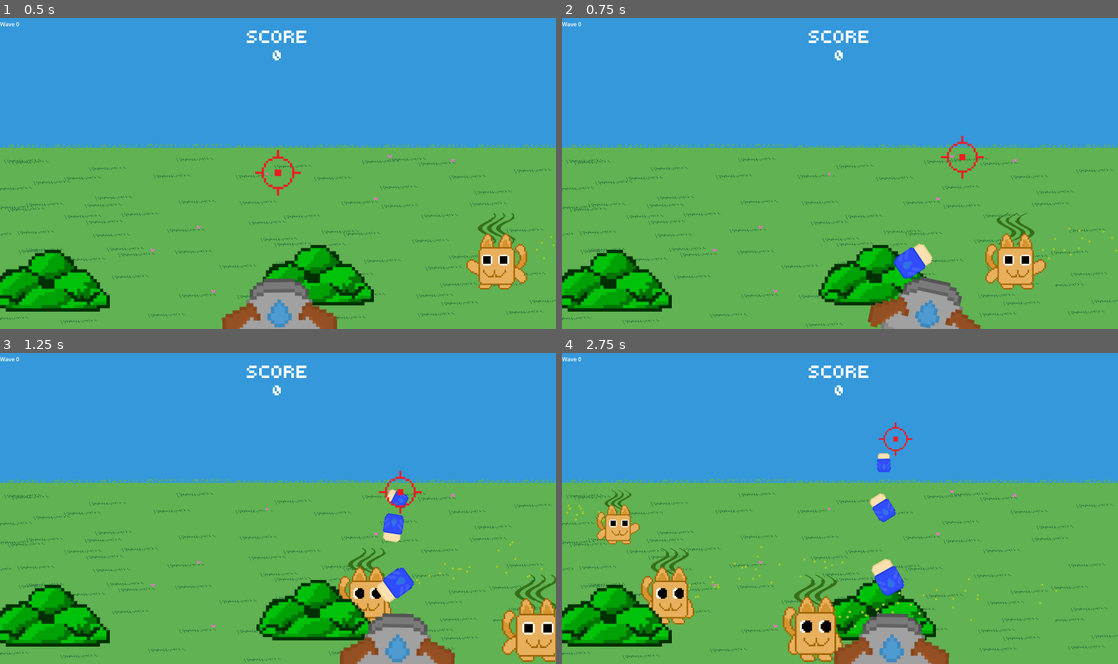
Above: before the commit, frames 1-4 (two rows, left to right).
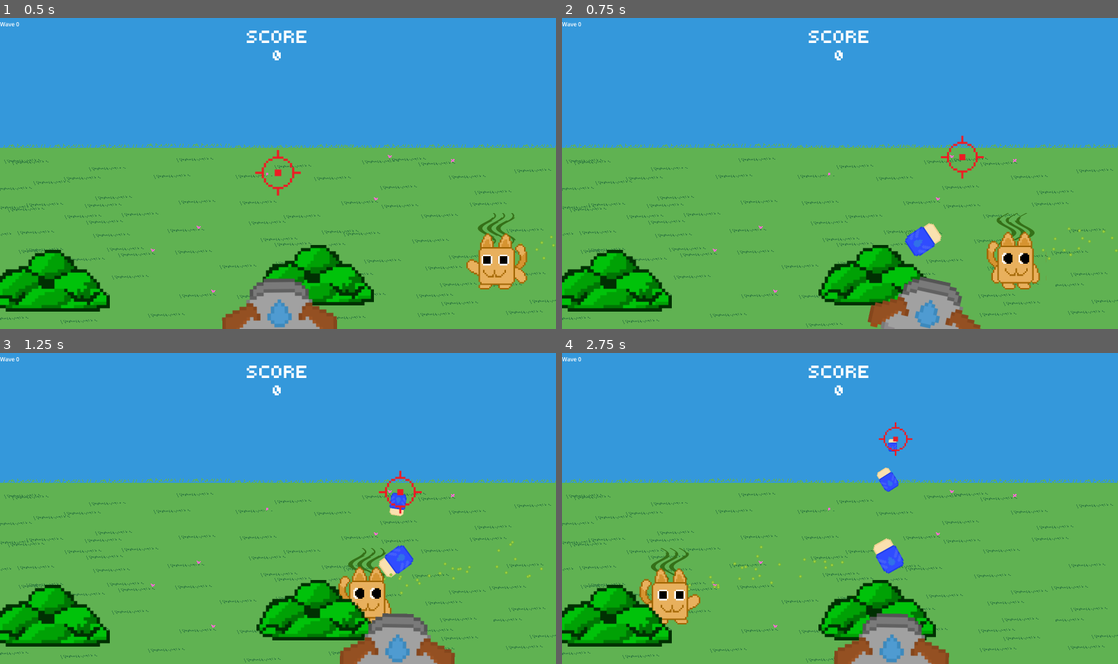
Above: after the commit, the same moments.

Repository: asterbot/uwgdc-game-jam-2025
Game: Godot game, scene res://scenes/main/main.tscn
Two runs of this game, one before a commit and one after it. Both use one fixed random seed, a clock stepped at 60 frames per second and the inputs below. This scene is started directly instead of the project's main scene.
Inputs (mouse positions are in pixels of both pictures, inside the frame that each line leads up to):
- Up to frame 1 (0.5 s): no input
- Up to frame 2 (0.75 s): move the mouse to (962, 157) at 0.52 s; press the mouse at (962, 157) at 0.53 s
- Up to frame 3 (1.25 s): no input
- Up to frame 4 (2.75 s): move the mouse to (728, 524) at 1.27 s; release the mouse at (728, 524) at 1.28 s; click (728, 524) at 1.35 s; move the mouse to (895, 440) at 2.02 s; press the mouse at (895, 440) at 2.03 s

Frame 1 is identical in both runs. In frame 2, 1.5% of the frame differs, in the area x 59-88%, y 65-88%; in frame 3, 3.0%; in frame 4, 4.7%, in the area x 0-90%, y 27-100%.

Commit message:
random fixes

Diff:
--- a/globals/globals.gd
+++ b/globals/globals.gd
@@ -14,7 +14,7 @@
 	0: {
 		"cats": 3,
 		"bushes": 2,
-		"spawn_cooldown": 1
+		"spawn_cooldown": 5
 	},
 	1: {
 		"cats": 30,
--- a/scenes/cat_enemies/cat.gd
+++ b/scenes/cat_enemies/cat.gd
@@ -37,10 +37,8 @@
 
 	stink_line_material.set_shader_parameter("final_alpha", stink_final_alpha)
 
-
 func _process(_delta: float) -> void:
 	# set scale based on depth (i.e by y-coord)
-	$AnimationPlayer.play("dance")
 	stink_line_material.set_shader_parameter("final_alpha", stink_final_alpha)
 
 	viewport_size = get_viewport().get_visible_rect().size
--- a/scenes/cat_enemies/cat.tscn
+++ b/scenes/cat_enemies/cat.tscn
@@ -50,8 +50,9 @@
 
 [sub_resource type="Animation" id="Animation_heakj"]
 resource_name = "dance"
-length = 1.5
-step = 0.5
+length = 1.8
+loop_mode = 1
+step = 0.6
 tracks/0/type = "value"
 tracks/0/imported = false
 tracks/0/enabled = true
@@ -59,10 +60,10 @@
 tracks/0/interp = 1
 tracks/0/loop_wrap = true
 tracks/0/keys = {
-"times": PackedFloat32Array(0, 0.5, 1, 1.5),
-"transitions": PackedFloat32Array(1, 1, 1, 1),
+"times": PackedFloat32Array(0, 0.6, 1.2),
+"transitions": PackedFloat32Array(1, 1, 1),
 "update": 1,
-"values": [0, 1, 2, 0]
+"values": [0, 1, 2]
 }
 
 [sub_resource type="AnimationLibrary" id="AnimationLibrary_o2rtb"]
@@ -108,6 +109,7 @@
 libraries = {
 "": SubResource("AnimationLibrary_o2rtb")
 }
+autoplay = "dance"
 speed_scale = 3.0
 
 [connection signal="area_entered" from="Area2D" to="." method="_on_area_2d_area_entered"]
--- a/scenes/projectile/projectile.gd
+++ b/scenes/projectile/projectile.gd
@@ -39,7 +39,7 @@
 	$Area2D.collision_layer = Globals.PROJECTILE_LAYER
 	$Area2D.collision_mask = Globals.CAT_LAYER + Globals.OBSTACLE_LAYER
 
-	time = 0.2 + (1 - target_depth)
+	time = 0.0 + (1 - target_depth)
 
 	var viewport_size: Vector2 = get_viewport().get_visible_rect().size
 	position = Vector2(start_pos.x, viewport_size.y) # we shoot the projectile from here
